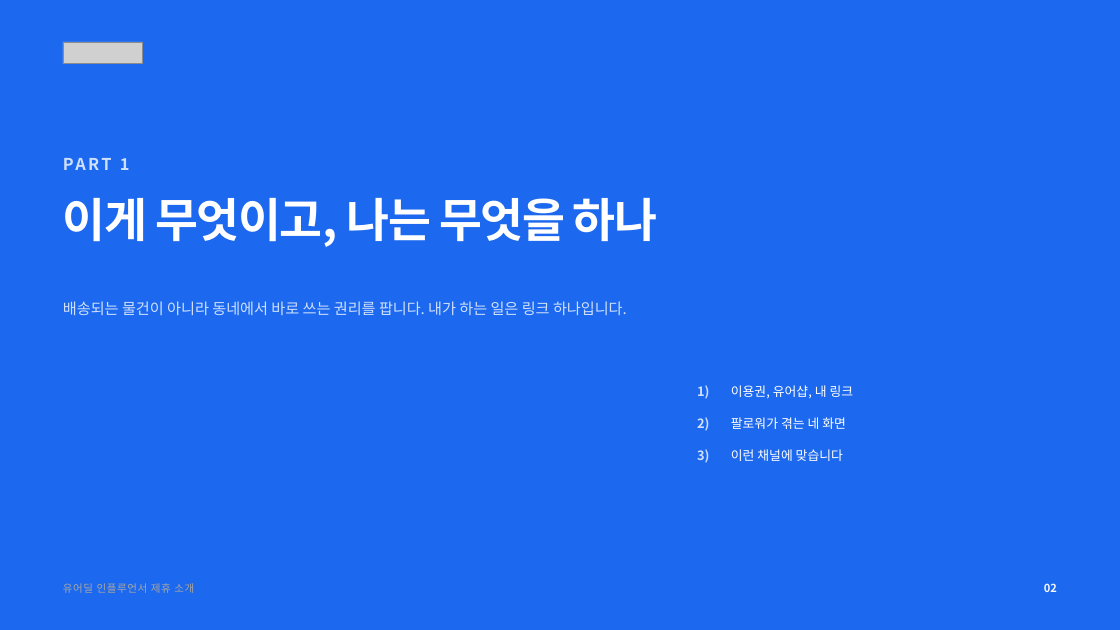
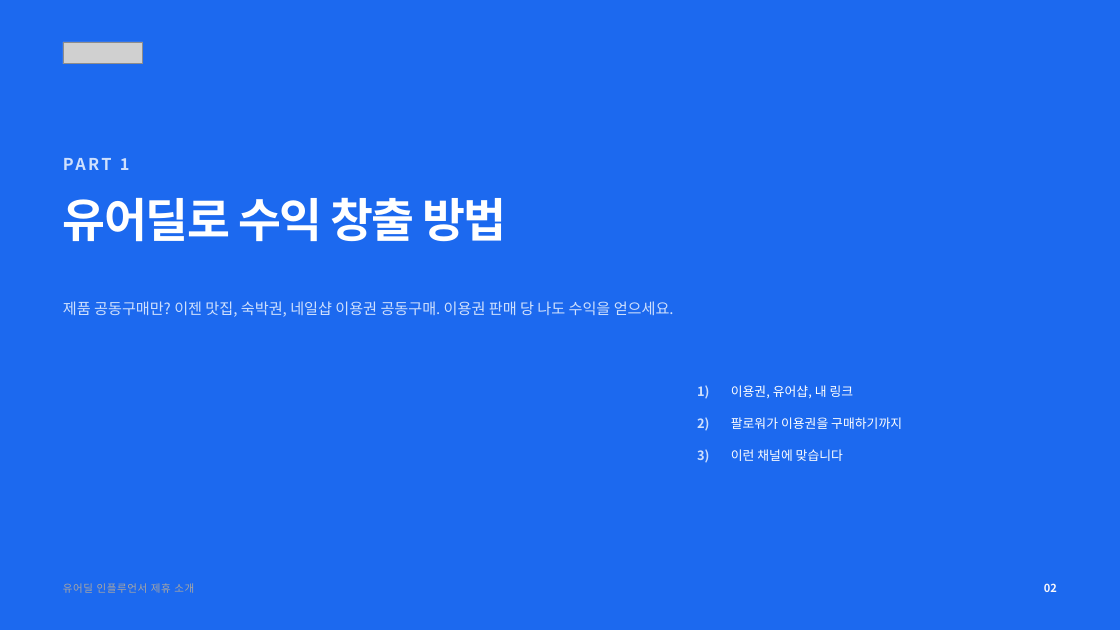
Before and after one commit to tobe2111/ur-live, a slide deck: slide 3 of docs/business/proposals/urdeal-influencer-deck.pptx. Drawn at 1120x630 pixels with LibreOffice and Linux fonts; fonts in the diff are those of the drawing; grey boxes stand for pictures. Boxes give left, top, right and bottom in pixels: in the first picture for what was removed or moved away, otherwise in the second. Text is boxed around its words. In the diff, an @@ line names an element or a change of style, - is before the commit and + after.

```diff
--- a/docs/business/proposals/urdeal-influencer-deck.pptx
+++ b/docs/business/proposals/urdeal-influencer-deck.pptx
@@ text at [63,197,506,242]: text changed @@
-이게 무엇이고, 나는 무엇을 하나
+유어딜로 수익 창출 방법
@@ text at [63,301,674,317]: text changed @@
-배송되는 물건이 아니라 동네에서 바로 쓰는 권리를 팝니다. 내가 하는 일은 링크 하나입니다.
+제품 공동구매만? 이젠 맛집, 숙박권, 네일샵 이용권 공동구매. 이용권 판매 당 나도 수익을 얻으세요.
@@ text at [731,417,902,429]: text changed @@
-팔로워가 겪는 네 화면
+팔로워가 이용권을 구매하기까지
```
Also in this commit, not shown: 19 other slides changed, 9 other files.
